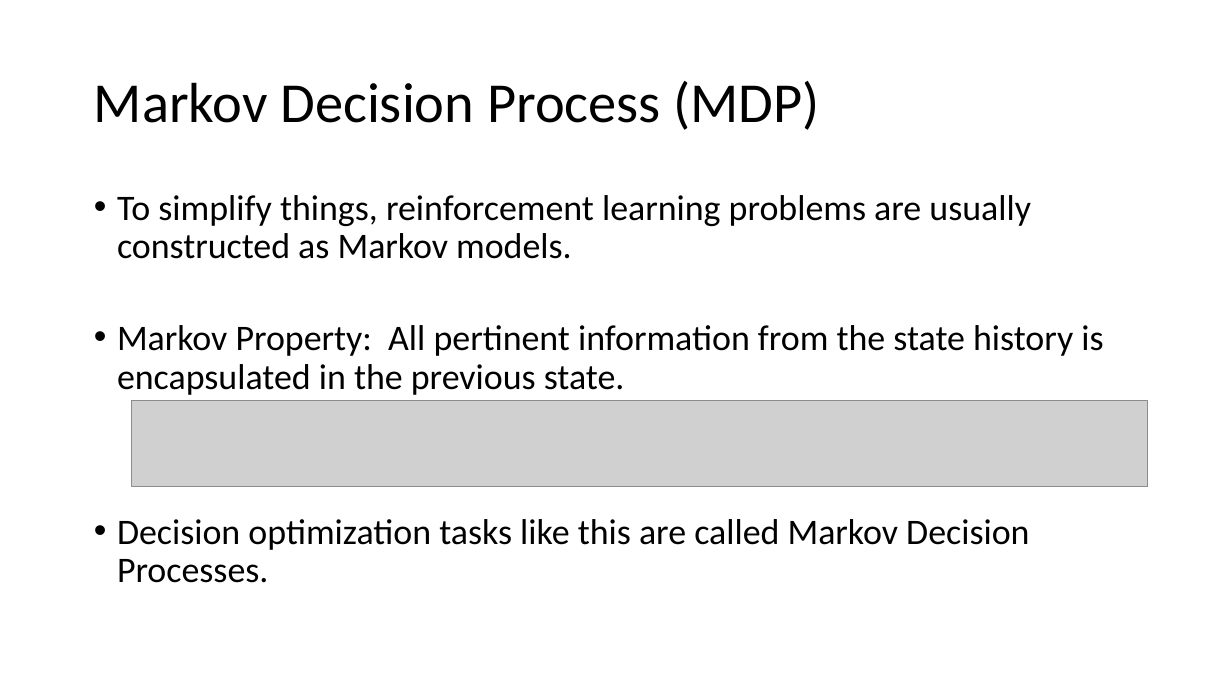
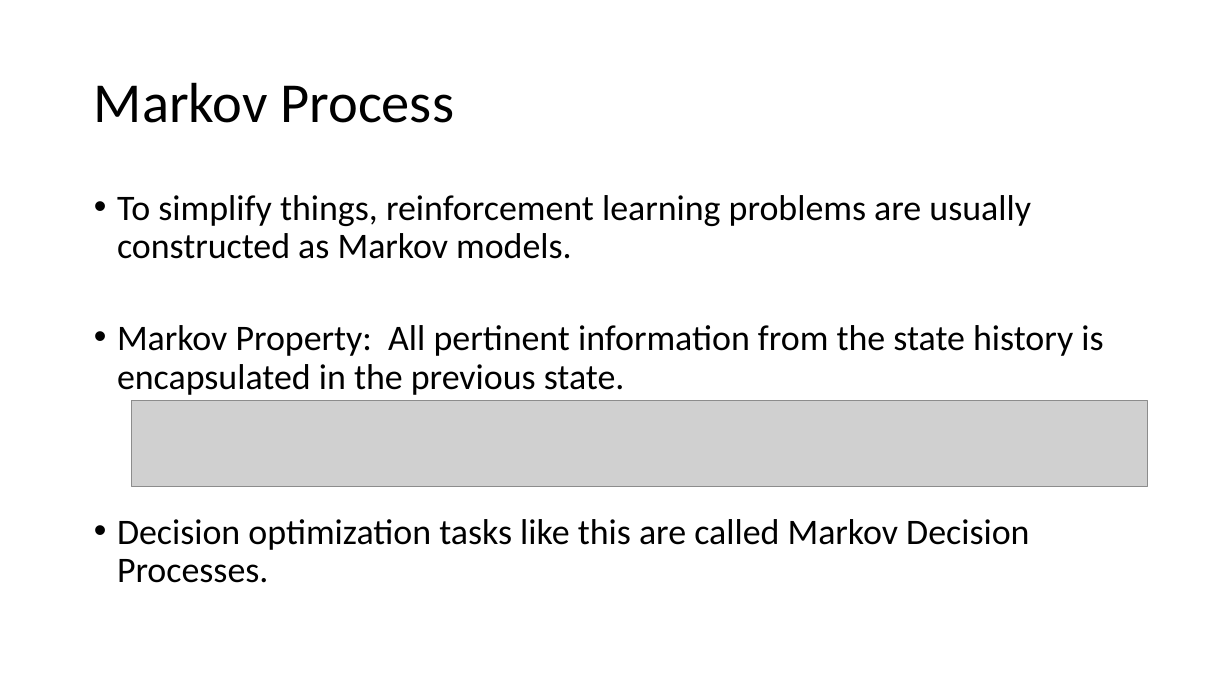
Before and after one commit to jinonoel/BlottoRL, a slide deck: slide 4 of BlottoRL.pptx. Drawn at 1232x693 pixels with LibreOffice and Linux fonts; fonts in the diff are those of the drawing; grey boxes stand for pictures; background and template pictures are left out. Boxes give left, top, right and bottom in pixels: in the first picture for what was removed or moved away, otherwise in the second. Text is boxed around its words. In the diff, an @@ line names an element or a change of style, - is before the commit and + after.

```diff
--- a/BlottoRL.pptx
+++ b/BlottoRL.pptx
@@ title at [94,82,454,123]: text changed @@
-Markov Decision Process (MDP)
+Markov Process
```
Also in this commit, not shown: 2 other slides changed.
